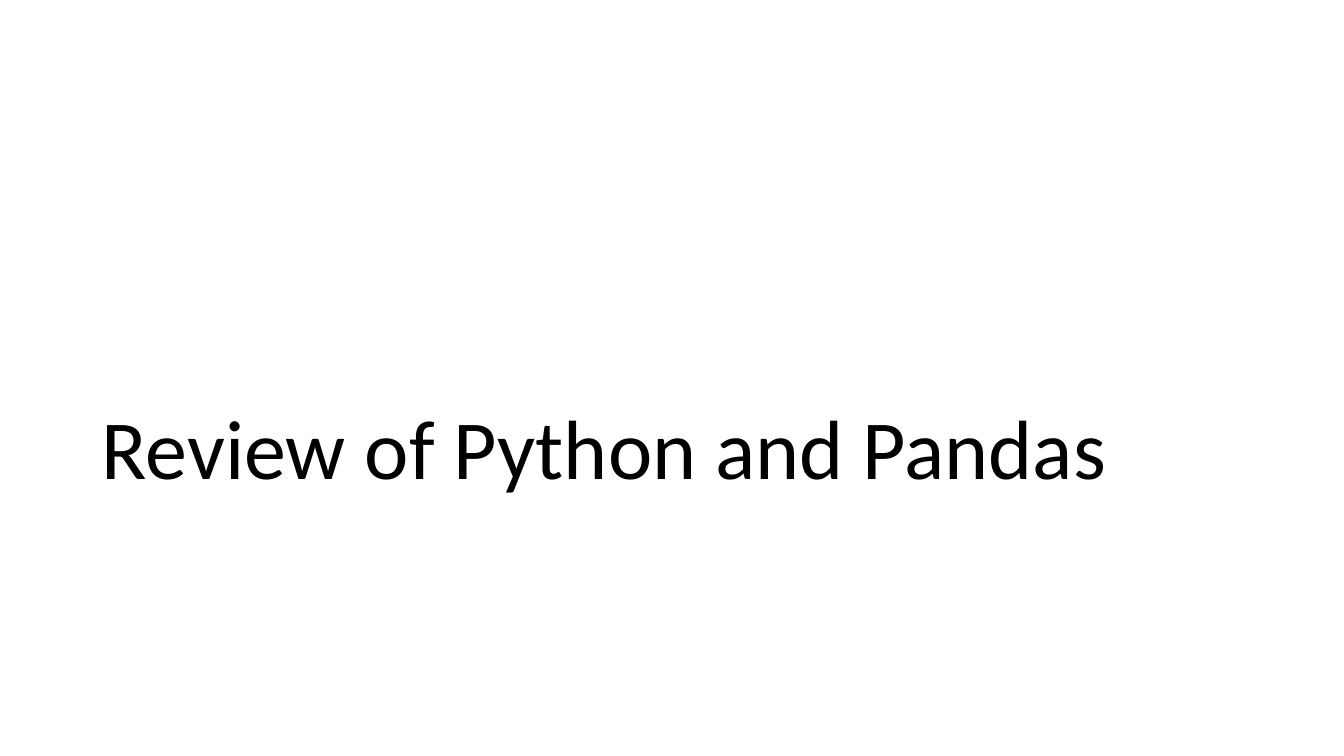
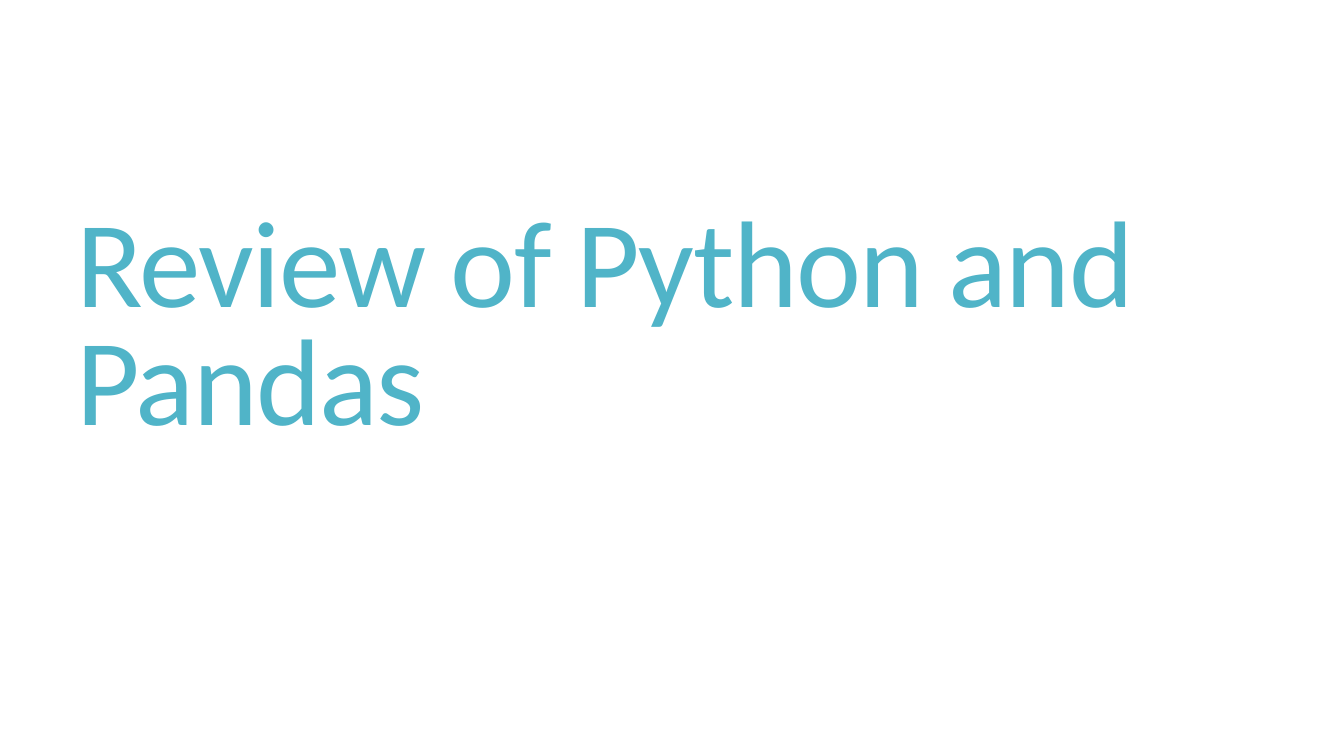
Before and after one commit to cchen23/AI4ALL_NLP, a slide deck: slide 8 of Slides/Day2_LoadingTheData.pptx. Drawn at 1344x756 pixels with LibreOffice and Linux fonts; fonts in the diff are those of the drawing. Boxes give left, top, right and bottom in pixels: in the first picture for what was removed or moved away, otherwise in the second. Text is boxed around its words. In the diff, an @@ line names an element or a change of style, - is before the commit and + after.

```diff
--- a/Slides/Day2_LoadingTheData.pptx
+++ b/Slides/Day2_LoadingTheData.pptx
@@ title "Review of Python and Pandas" moved from (x1=102, y1=420, x2=1106, y2=493) to (x1=77, y1=221, x2=1134, y2=426) @@
@@ title "Review of Python and Pandas" at (x1=77, y1=221, x2=1134, y2=426): size 60 to 88 pt, text colour #000000 to #50B4C8, letter spacing 0 to -1.2 pt; line spacing 0.9 to 0.8 @@
```
Also in this commit, not shown: 12 other slides changed, 17 other files.
